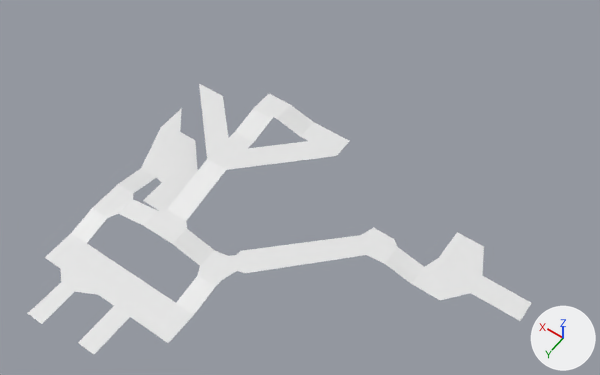
The FBX model FrameWork_Persnal/Client/Bin/Resources/Mesh/Level_1/Navi_1.FBX, before and after one commit.
The view is the same before and after, from a camera (50 mm lens) standing at (-163.0, 205.0, 274.0) and looking at (-37.0, 29.0, -3.0). The lights are fixed; the arrows at lower right show +X, +Y and +Z. Materials are left out; every surface is plain grey. Where no turn or scale is listed for an object, it has been applied to the vertices. Vertices at the same position are counted once.
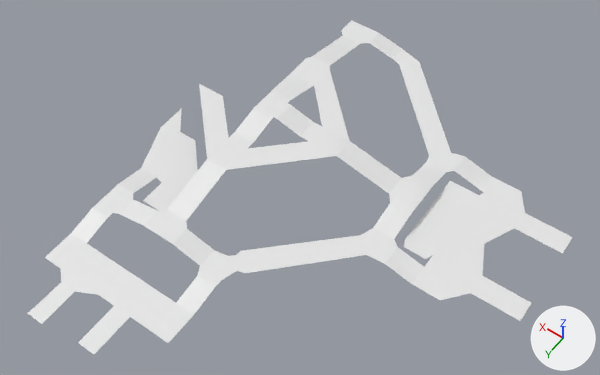
The edits, one by one:
me_mesh is used by ob_plane001; location (0.0, 0.0, 0.0).
Verts and faces of me_mesh; kept vertices keep their numbers, new ones are numbered from 153.
me_mesh had 153 vertices, 96 faces and spanned x -140.0..43.0, y -5.0..135.0, z -16.0..0.0.
me_mesh now has 238 vertices, 154 faces and spans x -140.0..43.0, y -79.0..135.0, z -16.0..0.0.
me_mesh part 1: a new loose piece of 26 vertices spanning x -118.0..-27.0, y -76.0..22.0, z -16.0..-10.0.
me_mesh part 2: a new loose piece of 14 vertices spanning x -23.0..8.0, y -79.0..-37.0, z -13.0..-3.0.
Part 3, on me_mesh:
7 vertices are removed from x -99.0..34.0, y 1.0..84.0, z -16.0..0.0.
22 faces are deleted.
2 vertices move from x -112.0..-99.0, y 1.0..17.0, z -16.0 to x -111.0..-97.0, y 0.0..17.0, z -16.0.
39 vertices are added at x -140.0..34.0, y -37.0..80.0, z -16.0..0.0.
9 new vertices lie (14.0, 0.0, 0.0) away from vertices in x -111.0..-7.0, y -37.0..17.0, z -16.0..-3.0.
48 new faces join them.
Part 4, on me_mesh:
New vertex 191 is at (-35.0, -76.0, -13.0), pixel (419, 62).
New vertex 192 is at (-23.0, -79.0, -13.0), pixel (402, 48).
New vertex 193 is at (-27.0, -69.0, -13.0), pixel (399, 64).
New vertex 194 is at (-23.0, -70.0, -13.0), pixel (392, 59).
New faces: (191, 192, 194), (191, 194, 193).

Changed parts and their boxes (x1, y1, x2, y2) in the pictures (600 x 375 px):
'Plane001', reshaped (8% wider, 24% taller): before (27, 84, 532, 354); after (27, 20, 573, 354)
part 1 of me_mesh, added: after (374, 62, 525, 239)
part 2 of me_mesh, added: after (307, 20, 402, 70)
part 3 of me_mesh, built on: before (72, 103, 484, 280); after (72, 58, 573, 280)
part 4 of me_mesh, added: after (393, 49, 419, 65)
